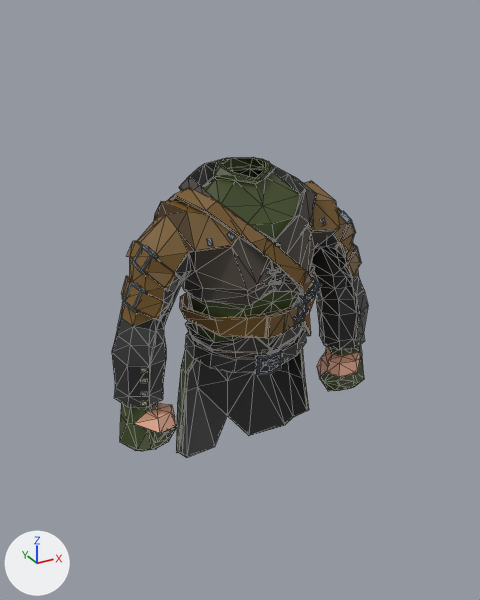
Renders of the COLLADA model Models/Blend/Chestplate/LegendaryNobleArcherChestplate.dae from each side of a commit.
One viewpoint serves both versions: a 50 mm lens placed at (-5.19, -9.11, 9.31), pointed at (-0.01, 0.3, 4.61). Arrows for +X, +Y and +Z are at lower left; the lights stay in place. Mesh edges are drawn as thin lines. Where no turn or scale is listed for an object, it has been applied to the vertices. Vertices at the same position are counted once.

Objects in the first picture: 'Chest'.
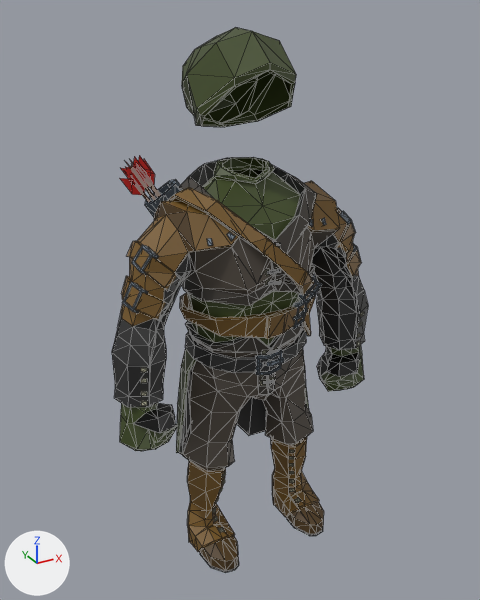
Pixel boxes [x1, y1, x2, y2] of what changed, in the pictures (480 x 600 px):
'Pants', added
    after: [183, 347, 313, 471]
'Hat', added
    after: [182, 27, 296, 127]
'Boots', added
    after: [187, 437, 324, 573]
'ARMOR_NobleArcher_05tri_noble_archer_002', added
    after: [120, 155, 180, 217]
    faces in mat_feather: [120, 155, 155, 195]
    faces in mat_metal: [145, 179, 180, 217]
    faces in mat_wood: [130, 166, 161, 202]
part 1 of me_untitled, recoloured (beige to black)
    both: [133, 346, 360, 433]

The change, as a diff of the scene's bpy script:
```diff
--- a/Models/Blend/Chestplate/LegendaryNobleArcherChestplate.dae.py
+++ b/Models/Blend/Chestplate/LegendaryNobleArcherChestplate.dae.py
@@ mat_feather @@
+mat_feather = bpy.data.materials.new('feather')
+# nodes: BsdfPrincipled, Mix, OutputMaterial, VertexColor
+# colours: pink #e48b84
@@ mat_shirt_alt @@
+mat_shirt_alt = bpy.data.materials.new('shirt_alt')
+# nodes: BsdfPrincipled, Mix, OutputMaterial, VertexColor
+# colours: yellow #958356
@@ mat_wood @@
+mat_wood = bpy.data.materials.new('wood')
+# nodes: BsdfPrincipled, Mix, OutputMaterial, VertexColor
+# colours: brown #cfad84
@@ mat_metal @@
+mat_metal = bpy.data.materials.new('metal')
+# nodes: BsdfPrincipled, Mix, OutputMaterial, VertexColor
+# colours: grey #a7afb6
@@ me_untitled @@
 me_untitled.from_pydata(...)  # 1485 vertices, 2711 faces; spans x -2.5..2.5, y -1.17..1.06, z 1.4..7.06
 # used by ob_chest; location = (0.0, 0.0, 0.0)
+# me_untitled part 1: 96 faces centred in x -2.35..2.35, y -0.53..0.34, z 2.54..3.32 are repainted in the vertex colours; the middle colour goes from beige #ffbfa1 to black #000000
 me_untitled.materials.append(mat_vertex_colours)
@@ me_untitled_005 @@
+me_untitled_005.from_pydata(...)  # 322 vertices, 540 faces; spans x -1.34..1.34, y -1.11..0.4, z -0.02..1.85
+me_untitled_005.materials.append(mat_vertex_colours)
@@ me_untitled_002 @@
+me_untitled_002.from_pydata(...)  # 53 vertices, 96 faces; spans x -0.83..0.82, y -0.56..1.68, z 7.49..9.05
+me_untitled_002.materials.append(mat_vertex_colours)
@@ me_untitled_006 @@
+me_untitled_006.from_pydata(...)  # 195 vertices, 324 faces; spans x -1.38..1.38, y -0.71..0.9, z 1.67..3.84
+me_untitled_006.materials.append(mat_vertex_colours)
@@ me_untitled_004 @@
+me_untitled_004.from_pydata(...)  # 130 vertices, 176 faces; spans x -1.77..0.73, y 0.92..1.34, z 4.01..7.15
+# faces by material slot: [80, 16, 32, 48]
+me_untitled_004.materials.append(mat_metal)
+me_untitled_004.materials.append(mat_shirt_alt)
+me_untitled_004.materials.append(mat_feather)
+me_untitled_004.materials.append(mat_wood)
@@ ob_boots @@
+ob_boots = bpy.data.objects.new('Boots', me_untitled_005)
+ob_boots.location = (0.0, 0.0, 0.0)
@@ ob_hat @@
+ob_hat = bpy.data.objects.new('Hat', me_untitled_002)
+ob_hat.location = (0.0, 0.0, 0.0)
@@ ob_pants @@
+ob_pants = bpy.data.objects.new('Pants', me_untitled_006)
+ob_pants.location = (0.0, 0.0, 0.0)
@@ ob_armor_noblearcher_05tri_noble_archer_002 @@
+ob_armor_noblearcher_05tri_noble_archer_002 = bpy.data.objects.new('ARMOR_NobleArcher_05tri_noble_archer_002', me_untitled_004)
+ob_armor_noblearcher_05tri_noble_archer_002.location = (0.0, 0.0, 0.0)
```
